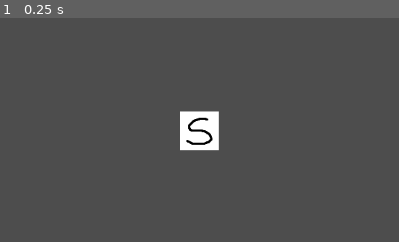
Above: before the commit, frame 1.
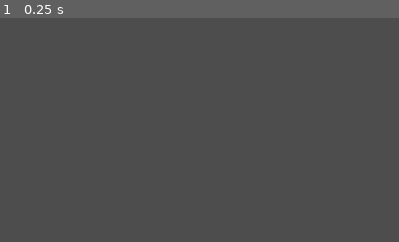
Above: after the commit, the same moment.

Repository: GesunderApfel/TowerDefense_Prototype
Game: Godot game, scene res://scenes/combat/debug/combat_debug_ui.tscn
The game is run twice, just before and just after one commit, with the same random seed, the same clock (stepped at 60 frames per second) and the same inputs. The project has no main scene, so this scene is started directly.
Inputs:
- Up to frame 1 (0.25 s): no input
The pictures show only the part of the screen within x 37-87%, y 43-93%; the shares and areas given below are measured in that part.

The runs differ from the first frame. In frame 1, 1.7% of the frame differs, in the area x 45-55%, y 41-60%.

Commit message:
created basic combat ui which includes the combat debug ui

Diff:
--- /dev/null
+++ b/scenes/combat/combat_ui.tscn
@@ -0,0 +1,30 @@
+[gd_scene load_steps=3 format=3 uid="uid://cfl1ai2cuhifs"]
+
+[ext_resource type="Script" path="res://scripts/combat/combat_ui.gd" id="1_uqqnm"]
+[ext_resource type="PackedScene" uid="uid://oxop7s84xh2o" path="res://scenes/combat/debug/combat_debug_ui.tscn" id="2_rallm"]
+
+[node name="CombatUI" type="Control"]
+layout_mode = 3
+anchors_preset = 15
+anchor_right = 1.0
+anchor_bottom = 1.0
+grow_horizontal = 2
+grow_vertical = 2
+script = ExtResource("1_uqqnm")
+
+[node name="SkillsContainer" type="HBoxContainer" parent="."]
+layout_mode = 1
+anchors_preset = 7
+anchor_left = 0.5
+anchor_top = 1.0
+anchor_right = 0.5
+anchor_bottom = 1.0
+offset_left = -20.0
+offset_top = -40.0
+offset_right = 20.0
+grow_horizontal = 2
+grow_vertical = 0
+
+[node name="CombatDebugUI" parent="." instance=ExtResource("2_rallm")]
+layout_mode = 1
+mouse_filter = 2
--- a/scenes/combat/debug/combat_debug_ui.tscn
+++ b/scenes/combat/debug/combat_debug_ui.tscn
@@ -1,8 +1,6 @@
-[gd_scene load_steps=4 format=3 uid="uid://oxop7s84xh2o"]
+[gd_scene load_steps=2 format=3 uid="uid://oxop7s84xh2o"]
 
 [ext_resource type="Script" path="res://scripts/combat/combat_debug_ui.gd" id="1_6bdvm"]
-[ext_resource type="PackedScene" uid="uid://bamg0v3fdliy1" path="res://scenes/combat/player_skill_button_base.tscn" id="2_6qn6u"]
-[ext_resource type="Resource" uid="uid://sptqulim357w" path="res://resources/combat/player_skills/player_skill_repair.tres" id="3_pr45m"]
 
 [node name="CombatDebugUI" type="Control"]
 layout_mode = 3
@@ -21,14 +19,7 @@
 
 [node name="VBC_MethodBinderButtons" type="VBoxContainer" parent="."]
 layout_mode = 0
-offset_right = 38.0
+offset_left = 224.0
+offset_right = 262.0
 offset_bottom = 31.0
 alignment = 1
-
-[node name="PlayerSkillButton" parent="." instance=ExtResource("2_6qn6u")]
-layout_mode = 0
-offset_left = 689.0
-offset_top = 412.0
-offset_right = 745.0
-offset_bottom = 468.0
-playerCombatSkill = ExtResource("3_pr45m")
--- a/scripts/combat/combat_player_skill_button.gd
+++ b/scripts/combat/combat_player_skill_button.gd
@@ -4,16 +4,19 @@
 @onready var player_skill_button = $"."
 @onready var texture_progress_bar = $TextureProgressBar
 
-@export var playerCombatSkill : PlayerCombatSkill
+@export var player_combat_skill : PlayerCombatSkill
 
 var cooldown = 1.0
 var cooldown_timer : Timer
 var current_cooldown_time
 
-func _init(playerCombatSkill : PlayerCombatSkill):
-	cooldown = playerCombatSkill.cooldown
-	player_skill_button.texture_pressed = playerCombatSkill.texture
-	player_skill_button.texture_normal = playerCombatSkill.texture
+func initialize(playerCombatSkill : PlayerCombatSkill):
+	player_combat_skill = playerCombatSkill
+
+func _ready():
+	cooldown = player_combat_skill.cooldown
+	player_skill_button.texture_pressed = player_combat_skill.texture
+	player_skill_button.texture_normal = player_combat_skill.texture
 
 	cooldown_timer = Timer.new()
 	self.add_child(cooldown_timer)
--- /dev/null
+++ b/scripts/combat/combat_ui.gd
@@ -0,0 +1,19 @@
+extends Control
+
+
+@onready var skills_container = $SkillsContainer
+const PLAYER_SKILL_BUTTON_BASE = preload("res://scenes/combat/player_skill_button_base.tscn")
+
+const PLAYER_SKILL_REPAIR = preload("res://resources/combat/player_skills/player_skill_repair.tres")
+const PLAYER_SKILL_I_AM_DEATH = preload("res://resources/combat/player_skills/player_skill_i_am_death.tres")
+
+func _ready():
+	var skill_repair = PLAYER_SKILL_BUTTON_BASE.instantiate()
+	skill_repair.initialize(PLAYER_SKILL_REPAIR)
+
+	var skill_kill_everything = PLAYER_SKILL_BUTTON_BASE.instantiate()
+	skill_kill_everything.initialize(PLAYER_SKILL_I_AM_DEATH)
+
+	skills_container.add_child(skill_repair)
+	skills_container.add_child(skill_kill_everything)
+	pass
--- a/scripts/combat/player_combat_skill.gd
+++ b/scripts/combat/player_combat_skill.gd
@@ -2,7 +2,7 @@
 extends Resource
 
 @export var name = "DefaultSkillName"
-@export var texture : Texture2D = preload("res://assets/graphics/combat/ui/PlayerSkillPlacerholder.png")
+@export var texture : CompressedTexture2D = preload("res://assets/graphics/combat/ui/PlayerSkillPlacerholder.png")
 @export var cooldown = 5.0
 
 func activate_skill():
